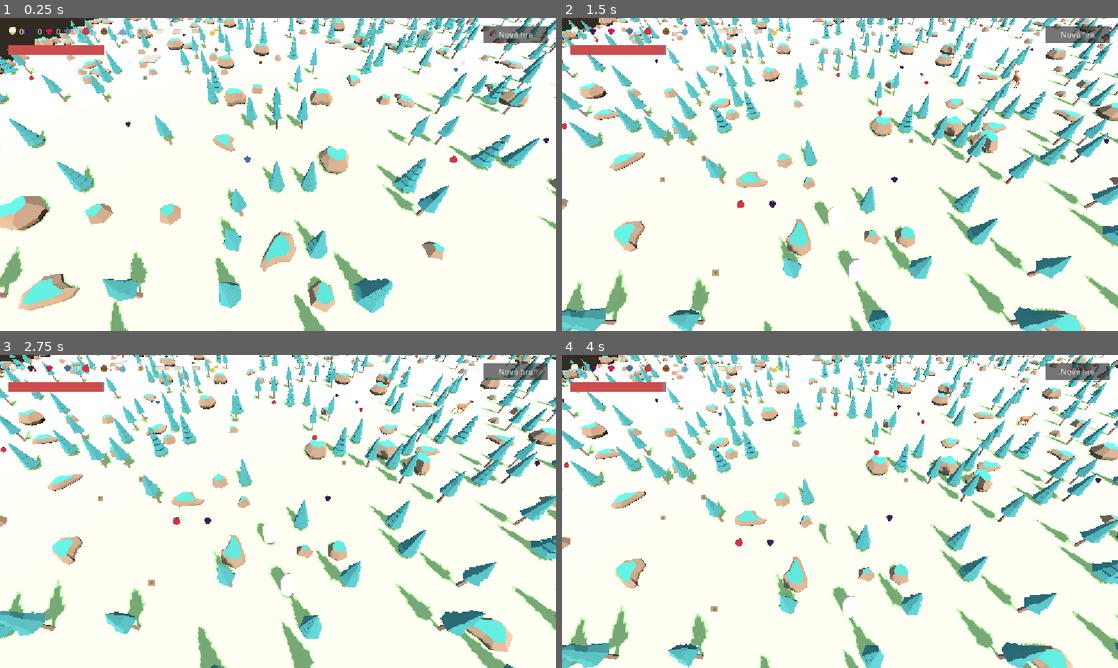
Above: before the commit, frames 1-4 (two rows, left to right).
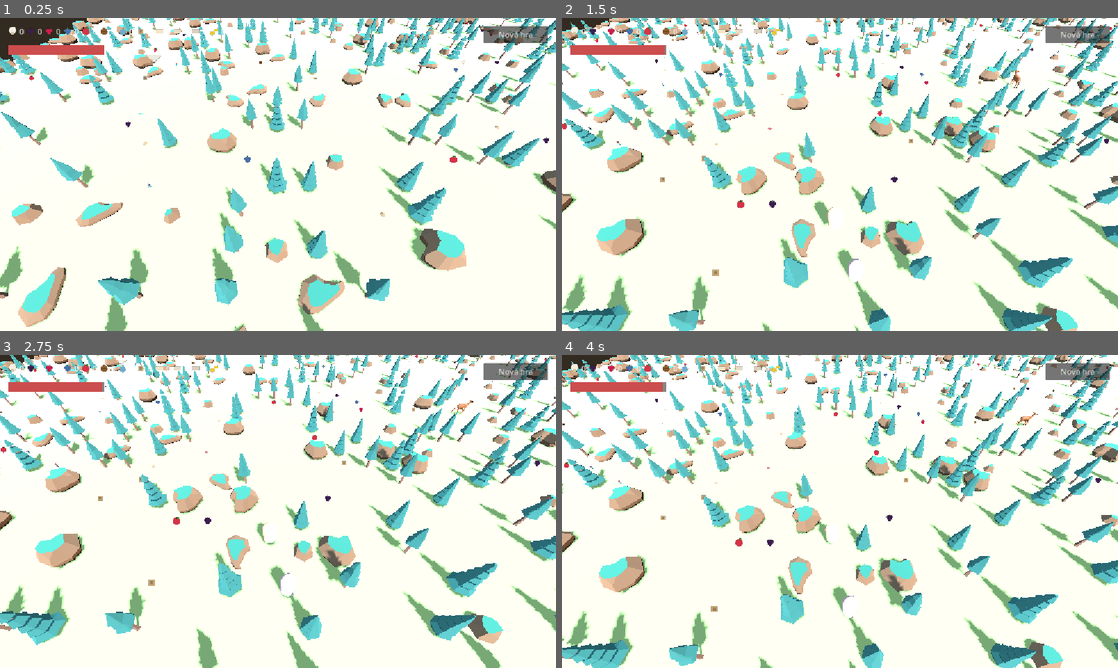
Above: after the commit, the same moments.

Repository: sirdik/zola-game-1
Game: Godot game, scene res://game/world/Forest.tscn
Two runs of this game, one before a commit and one after it. Both use one fixed random seed, a clock stepped at 60 frames per second and the inputs below.
Inputs:
- Up to frame 1 (0.25 s): no input
- Up to frame 2 (1.5 s): tap Enter (p1_action) at 0.5, 0.6 s; hold Up (p1_move_forward) 0.53-1.28 s; tap Space (p1_jump) at 0.77 s; hold Down (p1_move_back) from 1.28 s (still down); tap F (p2_action) at 1.35 s
- Up to frame 3 (2.75 s): tap Space (p1_jump) at 1.52 s; release Down (p1_move_back) at 2.03 s; hold Up (p1_move_forward) from 2.03 s (still down); tap S (p2_move_back) at 2.1 s
- Up to frame 4 (4 s): tap W (p2_move_forward) at 2.85 s; tap Space (p1_jump) at 3.02, 3.77 s; release Up (p1_move_forward) at 3.53 s; hold Down (p1_move_back) from 3.53 s (still down); tap Enter (p1_action) at 3.6 s

The runs differ from the first frame. In frame 1, 14% of the frame differs, in the area x 0-100%, y 0-100%; in frame 2, 15%; in frame 3, 14%; in frame 4, 15%.

Commit message:
Scatter decorative Kenney props on generated maps
Mushrooms, flowers, a bush, and a log are scattered at low density as
pure decoration (no collision, doesn't affect navigation or the
connectivity guarantee) via a new non-blocking '*' map character.

Co-Authored-By: Claude Sonnet 5 <noreply@anthropic.com>
Claude-Session: https://claude.ai/code/session_014rTmxJaND9vaABnW6Byv9U

Diff:
--- a/game/world/level_loader.gd
+++ b/game/world/level_loader.gd
@@ -24,6 +24,16 @@
 	{"path": "res://assets/models/nature/tree_pineRoundC.glb", "scale": 1.9},
 	{"path": "res://assets/models/nature/tree_pineTallA.glb", "scale": 1.75},
 	{"path": "res://assets/models/nature/tree_pineTallC.glb", "scale": 1.75},
+]
+
+const DECORATION_MODELS: Array[Dictionary] = [
+	{"path": "res://assets/models/nature/mushroom_red.glb", "scale": 1.5},
+	{"path": "res://assets/models/nature/mushroom_tan.glb", "scale": 1.5},
+	{"path": "res://assets/models/nature/flower_purpleA.glb", "scale": 1.5},
+	{"path": "res://assets/models/nature/flower_redA.glb", "scale": 1.5},
+	{"path": "res://assets/models/nature/flower_yellowA.glb", "scale": 1.5},
+	{"path": "res://assets/models/nature/plant_bushSmall.glb", "scale": 1.3},
+	{"path": "res://assets/models/nature/log.glb", "scale": 1.2},
 ]
 
 @export var level_path: String = "res://levels/forest_01.txt"
@@ -68,6 +78,8 @@
 					_spawn_water_source(world_pos)
 				"F":
 					_spawn_campfire(world_pos)
+				"*":
+					_spawn_decoration(world_pos)
 				"S":
 					_spawn_build_site(world_pos, _lookup_building_id(line, col, "S", legend))
 				"H":
@@ -226,6 +238,12 @@
 	instance.scale = Vector3.ONE * float(choice["scale"])
 	instance.rotation.y = randf_range(0.0, TAU)
 	parent.add_child(instance)
+
+func _spawn_decoration(pos: Vector3) -> void:
+	var holder := Node3D.new()
+	holder.position = pos
+	add_child(holder)
+	_add_random_model(holder, DECORATION_MODELS)
 
 func _spawn_water(pos: Vector3) -> void:
 	var mesh := BoxMesh.new()
--- a/game/world/map_generator.gd
+++ b/game/world/map_generator.gd
@@ -4,6 +4,7 @@
 const TREE_ROCK_DENSITY := 0.28
 const TREE_FRACTION := 0.6
 const FOOD_DENSITY := 0.04
+const DECORATION_DENSITY := 0.03
 const BLOCK_COUNT := 45
 const CAMPFIRE_MIN_DIST := 8
 const CAMPFIRE_MAX_DIST := 20
@@ -29,6 +30,7 @@
 const BUILD_SITE := "S"
 const BLOCK := "k"
 const HORN := "!"
+const DECORATION := "*"
 
 static func generate() -> String:
 	var density := TREE_ROCK_DENSITY
@@ -90,6 +92,7 @@
 	_scatter_food(grid)
 	_scatter_blocks(grid)
 	_scatter_animals(grid, spawn)
+	_scatter_decorations(grid)
 
 	if not _is_fully_connected(grid, spawn, required_reachable):
 		return ""
@@ -241,6 +244,15 @@
 			else:
 				push_warning("map_generator: could not place an instance of '%s', skipping" % animal_id)
 
+static func _scatter_decorations(grid: Array[PackedStringArray]) -> void:
+	for row in MAP_SIZE:
+		for col in MAP_SIZE:
+			var pos := Vector2i(col, row)
+			if not _tile_free(grid, pos):
+				continue
+			if randf() < DECORATION_DENSITY:
+				grid[row][col] = DECORATION
+
 static func _is_fully_connected(grid: Array[PackedStringArray], spawn: Vector2i, required: Array[Vector2i]) -> bool:
 	var visited: Dictionary = {}
 	var queue: Array[Vector2i] = [spawn]
Not shown, changed: assets/models/animals/Bear_Tex_Bear.png.import
Binary file added: assets/models/nature/flower_purpleA.glb
Not shown, added: assets/models/nature/flower_purpleA.glb.import
Binary file added: assets/models/nature/flower_redA.glb
Not shown, added: assets/models/nature/flower_redA.glb.import
Binary file added: assets/models/nature/flower_yellowA.glb
Not shown, added: assets/models/nature/flower_yellowA.glb.import
Binary file added: assets/models/nature/log.glb
Not shown, added: assets/models/nature/log.glb.import
Binary file added: assets/models/nature/mushroom_red.glb
Not shown, added: assets/models/nature/mushroom_red.glb.import
Binary file added: assets/models/nature/mushroom_tan.glb
(and 4 more such lines)
